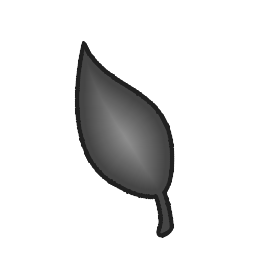
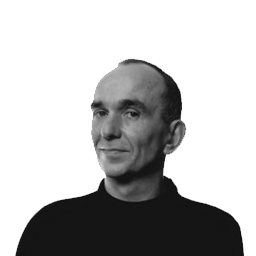
The second 256x256 image is a revision of the first. Changes to its layers:
added layer "Layer 9" above "Layer 8" over [15, 58, 245, 256]
hid "Layer 6 copy 6" over [76, 42, 173, 237]
